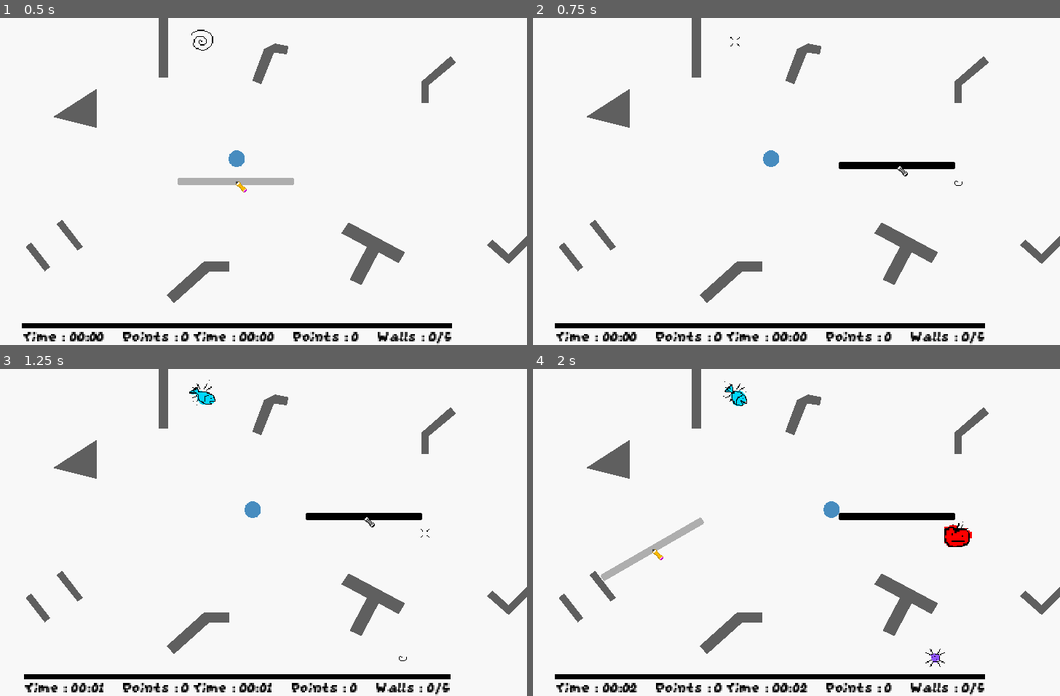
Above: before the commit, frames 1-4 (two rows, left to right).
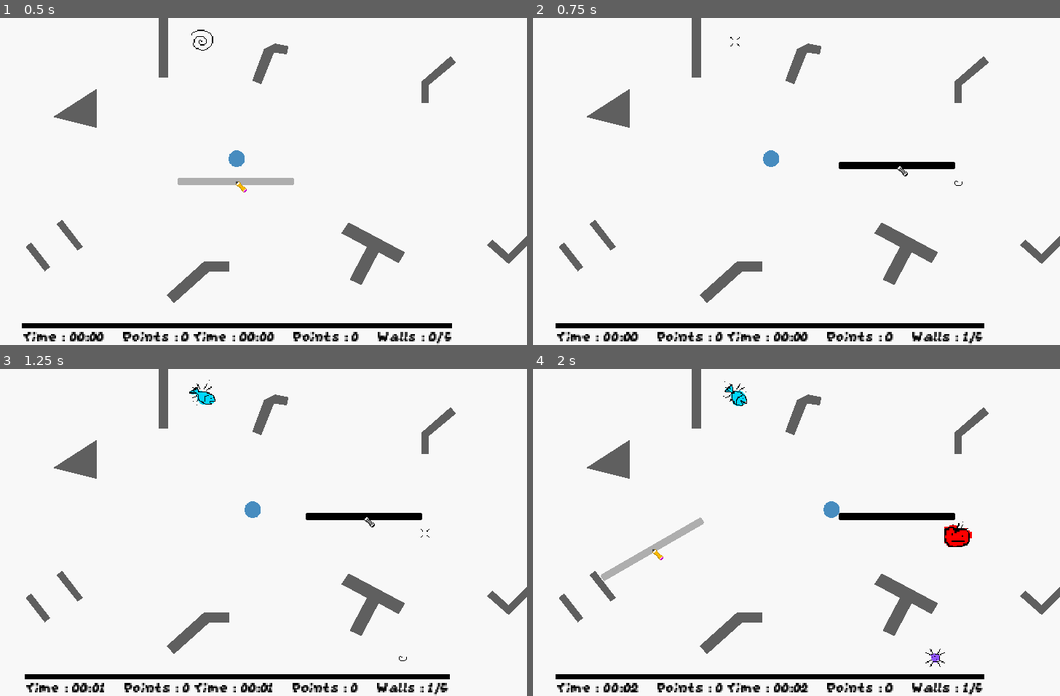
Above: after the commit, the same moments.

Repository: Silver-Ink/GameJamAirConditionner
Game: Godot game, scene res://Game.tscn
The game is run twice, just before and just after one commit, with the same random seed, the same clock (stepped at 60 frames per second) and the same inputs.
Inputs (mouse positions are in pixels of both pictures, inside the frame that each line leads up to):
- Up to frame 1 (0.5 s): no input
- Up to frame 2 (0.75 s): tap Enter (ui_accept) at 0.5 s; move the mouse to (896, 165) at 0.52 s; hold Right (ui_right) from 0.53 s (still down); click (896, 165) at 0.6 s
- Up to frame 3 (1.25 s): keep holding Right (ui_right); tap Enter (ui_accept) at 0.77 s
- Up to frame 4 (2 s): keep holding Right (ui_right); move the mouse to (654, 548) at 1.27 s; tap Mouse wheel up (rotate_wall_left) at 1.35 s; tap Enter (ui_accept) at 1.52 s

Frame 1 is identical in both runs. In frame 2, 0.9% of the frame differs, in the area x 4-86%, y 93-100%; in frame 3, 0.8%; in frame 4, 0.9%.

Commit message:
fix wall reset

Diff:
--- a/Game.tscn
+++ b/Game.tscn
@@ -161,4 +161,5 @@
 offset_right = 321.0
 offset_bottom = 349.0
 
+[connection signal="walls_placed_progression" from="WallPlacer" to="." method="_on_wall_placer_walls_placed_progression"]
 [connection signal="walls_placed_progression" from="WallPlacer" to="SurvivingPlayer" method="_on_walls_placed_progression"]
--- a/game.gd
+++ b/game.gd
@@ -12,3 +12,8 @@
 # Called every frame. 'delta' is the elapsed time since the previous frame.
 func _process(delta: float) -> void:
 	pass
+
+
+
+func _on_wall_placer_walls_placed_progression(count: int) -> void:
+	pass # Replace with function body.
--- a/surviving_player.gd
+++ b/surviving_player.gd
@@ -14,6 +14,9 @@
 
 func _ready() -> void:
 	explosion_area = get_node("ExplosionArea")
+
+
+	reset_explosion_count.connect($"../WallPlacer".reset_explosion_count)
 
 
 func _process(delta: float) -> void:
@@ -61,8 +64,11 @@
 	_explosion_ready = false
 	reset_explosion_count.emit()
 
+	$"../GameBackground".wall_counter = 0
+
 
 
 func _on_walls_placed_progression(count: int) -> void:
+	$"../GameBackground".wall_counter += 1
 	if (count == WallPlacer.walls_progression_max):
 		_explosion_ready = true
--- a/wall_placer.gd
+++ b/wall_placer.gd
@@ -108,7 +108,9 @@
 	# Updating count
 	if (walls_placed_count < walls_progression_max):
 		walls_placed_count += 1
+		print(walls_placed_count)
 		walls_placed_progression.emit(walls_placed_count)
+
 
 func _handle_wall_placeable(is_placeable : bool):
 	_can_place_wall = is_placeable
@@ -176,5 +178,5 @@
 	is_choice_1 = not is_choice_1
 
 
-func _reset_explosion_count() -> void:
+func reset_explosion_count() -> void:
 	walls_placed_count = 0
Not shown: 1 places in Game.tscn that only renumber resources
Not shown: 1 places in main_screen.tres that only renumber resources
